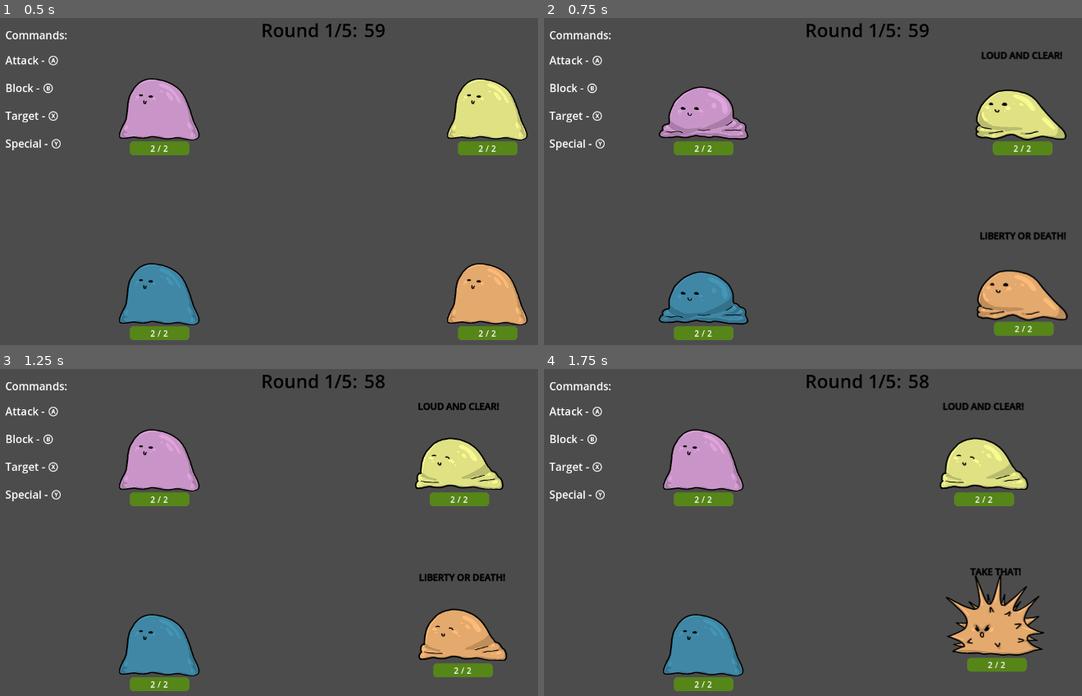
Above: before the commit, frames 1-4 (two rows, left to right).
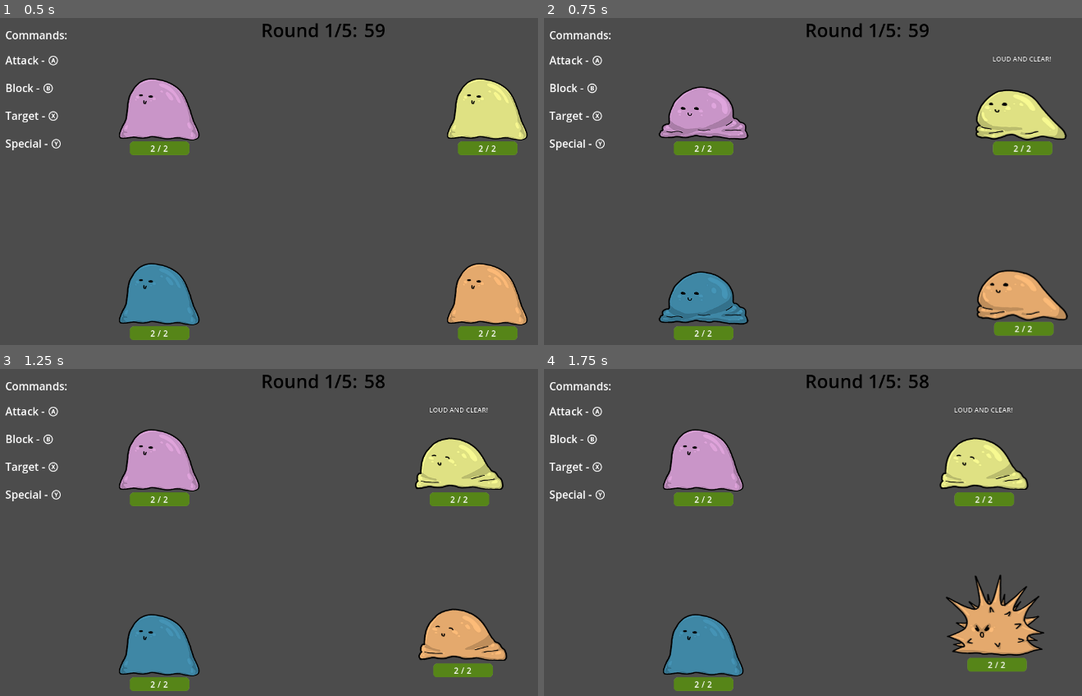
Above: after the commit, the same moments.

Repository: Galitie/mini-tyler-games
Game: Godot game, scene res://tylermon/tylermon.tscn
The game is run twice, just before and just after one commit, with the same random seed, the same clock (stepped at 60 frames per second) and the same inputs. This scene is started directly instead of the project's main scene.
Inputs (mouse positions are in pixels of both pictures, inside the frame that each line leads up to):
- Up to frame 1 (0.5 s): no input
- Up to frame 2 (0.75 s): tap Enter (start) at 0.5 s; move the mouse to (1012, 184) at 0.52 s; hold Right (move_piece_right) from 0.53 s (still down); hold Enter (start) from 0.53 s (still down)
- Up to frame 3 (1.25 s): keep holding Right (move_piece_right); keep holding Enter (start); tap Space (jump) at 0.77 s
- Up to frame 4 (1.75 s): keep holding Right (move_piece_right); move the mouse to (737, 571) at 1.27 s; release Enter (start) at 1.28 s; tap B (tylermon_block) at 1.35 s; tap Space (jump) at 1.52 s

Frame 1 is identical in both runs. In frame 2, 0.5% of the frame differs, in the area x 81-97%, y 10-68%; in frame 3, 0.5%; in frame 4, 0.4%.

Commit message:
Added command animation

Diff:
--- a/tylermon/mon.gd
+++ b/tylermon/mon.gd
@@ -57,13 +57,13 @@
 @onready var damage_anim_player = $damage_anim
 
 
-var bored_phrases = ["Whatever", "ZZZ", "Meh", "IDK", "*shrugs*", "???", "I'm bored"]
-var target_phrases = ["Charge!", "For Frodo!", "Liberty or Death!", "Leeeroy Jenkins!", "I have the power!"]
-var attack_phrases = ["DIE!", "Justice!", "HI-YAH!", "Take that!", "I need the last hit"]
+#var bored_phrases = ["Whatever", "ZZZ", "Meh", "IDK", "*shrugs*", "???", "I'm bored"]
+#var target_phrases = ["Charge!", "For Frodo!", "Liberty or Death!", "Leeeroy Jenkins!", "I have the power!"]
+#var attack_phrases = ["DIE!", "Justice!", "HI-YAH!", "Take that!", "I need the last hit"]
 var hurt_phrases = ["Ouch!", "YEOW!", "!", "I need help!", "Don't touch me!", ">:(", "Ow!", "How dare!", "Oof!", "Good grief!", "Jeez!", "Eep!", "Yikes!", "Zoinks!", "argh!"]
 var knocked_out_phrases = ["Avenge me!", "X.X", "RIP", ":(", "T.T", "RIPAROONIE", "Alas...", "Think of me", "dang it", "c'mon!", "aw nuts", "D'oh!", "Rats!"]
 var listening_phrases = ["Aye-aye!", "I'm on it!", "Roger roger", "I'm all ears", "No problem", "Understood", "Acknowledged", "Yes master", "say no more", "You bet!", "Loud and clear!"]
-var blocking_phrases = ["Not this time!", "Not today!", "NOPE", "Get back!", "Can't touch this"]
+#var blocking_phrases = ["Not this time!", "Not today!", "NOPE", "Get back!", "Can't touch this"]
 var cursed_phrases = ["fuck", "shit", "Fuckin' Fuck", "asshole", "Get fucked", "fuck you", "fuck this", "fuck tyler", " …(185 unchanged characters)…
 
 func _ready():
@@ -100,13 +100,13 @@
 	match state:
 		State.WALK_RANDOM:
 			sprite.play("move")
-			chance_to_say_phrase(bored_phrases, 3)
+			#chance_to_say_phrase(bored_phrases, 3)
 			destination = Vector2(randi_range(100,1000), randi_range(100, 500))
 
 		State.BASIC_ATTACK:
 			timer.paused = true
 			velocity = Vector2()
-			chance_to_say_phrase(attack_phrases, 4)
+			#chance_to_say_phrase(attack_phrases, 4)
 			z_index = default_z_index + 1
 			sprite.play("basic_atk")
 			basic_atk_box.get_child(0).disabled = false
@@ -122,7 +122,7 @@
 		State.SPECIAL_ATTACK:
 			timer.paused = true
 			velocity = Vector2()
-			chance_to_say_phrase(attack_phrases, 4)
+			#chance_to_say_phrase(attack_phrases, 4)
 			z_index = default_z_index + 1
 			sprite.play("special_atk")
 			var special_attack = special_atk_box.get_children()
@@ -150,21 +150,21 @@
 
 		State.TARGET_AND_GO:
 			sprite.play("move")
-			chance_to_say_phrase(target_phrases, 4)
+			#chance_to_say_phrase(target_phrases, 4)
 			destination = get_other_random_mon().position
 
 		State.TARGET_AND_ATTACK:
 			sprite.play("move")
-			chance_to_say_phrase(target_phrases, 4)
+			#chance_to_say_phrase(target_phrases, 4)
 			destination = get_other_random_mon().position
 
 		State.TARGET_AND_SPECIAL:
 			sprite.play("move")
-			chance_to_say_phrase(target_phrases, 4)
+			#chance_to_say_phrase(target_phrases, 4)
 			destination = get_other_random_mon().position
 
 		State.BLOCK:
-			chance_to_say_phrase(blocking_phrases, 4)
+			#chance_to_say_phrase(blocking_phrases, 4)
 			velocity = Vector2()
 			block_timer.start(2)
 			sprite.play("block")
@@ -229,7 +229,7 @@
 
 func _on_hurt_box_area_entered(area):
 	if area == basic_atk_box or area == special_atk_box : return
-	chance_to_say_phrase(hurt_phrases, 2)
+	#chance_to_say_phrase(hurt_phrases, 2)
 	var attackers = hurt_box.get_overlapping_areas()
 	for attack in attackers:
 		var attacking_mon = attack.get_parent()
@@ -289,6 +289,18 @@
 			phrase.text = ""
 
 
+func command_thought(action):
+	if action == State.BLOCK:
+		$thought.text = "Block"
+	if action == State.CHARGE_UP:
+		$thought.text = "Special"
+	if action == State.BASIC_ATTACK:
+		$thought.text = "Attack"
+	if action == State.TARGET_AND_GO:
+		$thought.text = "Target & go"
+	if current_state != State.KNOCKED_OUT:
+		$thought_anim.play("thought")
+
 func switch_round_modes(fight_time):
 	if fight_time:
 		timer.start(.5)
@@ -342,6 +354,7 @@
 	if player.split("player")[1] == str(player_index):
 		print("mon", player_index + 1, " recieved command ", State.keys()[command])
 		current_player_command = command
+	command_thought(command)
 
 
 func _on_attack_timer_timeout():
--- a/tylermon/mon.tscn
+++ b/tylermon/mon.tscn
@@ -322,10 +322,39 @@
 "values": [Color(0.917647, 0.266667, 0.25098, 1), Color(0.917647, 0.266667, 0.25098, 1)]
 }
 
+[sub_resource type="Animation" id="Animation_han7l"]
+resource_name = "thought"
+length = 0.5
+tracks/0/type = "value"
+tracks/0/imported = false
+tracks/0/enabled = true
+tracks/0/path = NodePath("thought:scale")
+tracks/0/interp = 1
+tracks/0/loop_wrap = true
+tracks/0/keys = {
+"times": PackedFloat32Array(0, 0.1, 0.4),
+"transitions": PackedFloat32Array(1, 1, 1),
+"update": 0,
+"values": [Vector2(1, 1), Vector2(1.25, 1.25), Vector2(1, 1)]
+}
+tracks/1/type = "value"
+tracks/1/imported = false
+tracks/1/enabled = true
+tracks/1/path = NodePath("thought:modulate")
+tracks/1/interp = 1
+tracks/1/loop_wrap = true
+tracks/1/keys = {
+"times": PackedFloat32Array(0.1, 0.2, 0.3, 0.4),
+"transitions": PackedFloat32Array(1, 1, 1, 1),
+"update": 0,
+"values": [Color(1, 1, 1, 0), Color(1, 1, 1, 1), Color(1, 1, 1, 1), Color(1, 1, 1, 0)]
+}
+
 [sub_resource type="AnimationLibrary" id="AnimationLibrary_ejfqx"]
 _data = {
 "damage_amount": SubResource("Animation_lk8iw"),
-"hurt": SubResource("Animation_i6xwv")
+"hurt": SubResource("Animation_i6xwv"),
+"thought": SubResource("Animation_han7l")
 }
 
 [node name="mon" type="CharacterBody2D" groups=["mons"]]
@@ -448,22 +477,45 @@
 anchor_right = 0.5
 anchor_bottom = 0.5
 offset_left = -64.0
-offset_top = -119.0
+offset_top = -108.0
 offset_right = 63.0
-offset_bottom = -93.0
+offset_bottom = -82.0
 grow_horizontal = 2
 grow_vertical = 2
-theme_override_colors/font_color = Color(0, 0, 0, 1)
+pivot_offset = Vector2(64, 12)
+theme_override_colors/font_color = Color(1, 1, 1, 1)
+theme_override_colors/font_outline_color = Color(0, 0, 0, 1)
+theme_override_constants/outline_size = 2
+theme_override_font_sizes/font_size = 13
+text = "This is a test!"
+horizontal_alignment = 1
+uppercase = true
+
+[node name="phrase_timer" type="Timer" parent="phrase"]
+wait_time = 2.0
+one_shot = true
+
+[node name="thought" type="Label" parent="."]
+modulate = Color(1, 1, 1, 0)
+anchors_preset = 8
+anchor_left = 0.5
+anchor_top = 0.5
+anchor_right = 0.5
+anchor_bottom = 0.5
+offset_left = -64.0
+offset_top = -146.0
+offset_right = 63.0
+offset_bottom = -120.0
+grow_horizontal = 2
+grow_vertical = 2
+pivot_offset = Vector2(63.1474, 11.31)
+theme_override_colors/font_color = Color(0, 0.533333, 1, 1)
 theme_override_colors/font_outline_color = Color(0, 0, 0, 1)
 theme_override_constants/outline_size = 2
 theme_override_font_sizes/font_size = 18
-text = "This is a test!"
+text = "Attack"
 horizontal_alignment = 1
 uppercase = true
-
-[node name="phrase_timer" type="Timer" parent="phrase"]
-wait_time = 2.0
-one_shot = true
 
 [node name="damage_taken" type="Label" parent="."]
 modulate = Color(1, 1, 1, 0)
@@ -496,6 +548,11 @@
 "": SubResource("AnimationLibrary_ejfqx")
 }
 
+[node name="thought_anim" type="AnimationPlayer" parent="."]
+libraries = {
+"": SubResource("AnimationLibrary_ejfqx")
+}
+
 [connection signal="timeout" from="timer" to="." method="_on_timer_timeout"]
 [connection signal="timeout" from="attack_timer" to="." method="_on_attack_timer_timeout"]
 [connection signal="timeout" from="charge_timer" to="." method="_on_charge_timer_timeout"]
Not shown: 1 places in tylermon/mon.tscn that only renumber resources
